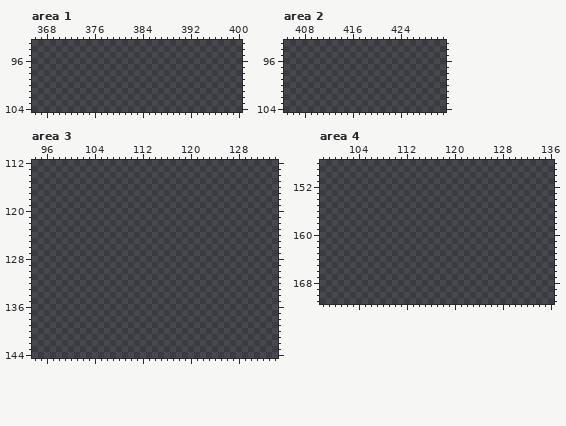
Two states of a pixel-art file, explanation/HUD.ase. Above: the version before the commit.
512x512 pixels, 1 frame. Colours within 5 levels of each other are drawn and written as one. Shown: area 1: x 366..400, y 93..104; area 2: x 405..431, y 93..104; area 3: x 94..134, y 112..144; area 4: x 98..136, y 148..171. The commit also changed other parts of the picture, which this record leaves out.
Now the later version:
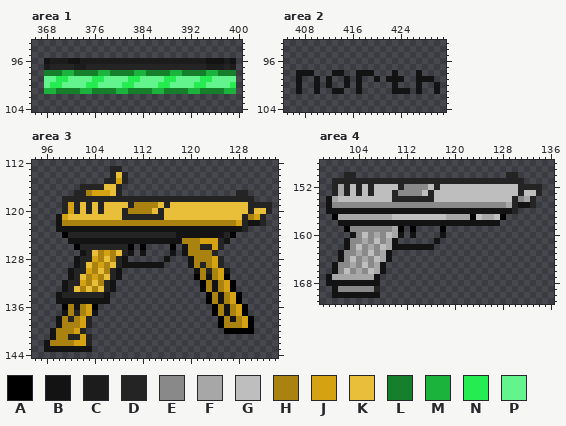
Palette (. is transparent): A #000000  B #131313  C #1c1c1c  D #242424  E #898989  F #a7a7a7  G #bebebe  H #aa8210  J #d5a212  K #e9bf39  L #157f2c  M #1cb33c  N #25ec50  P #64f48d
From old to new:
Changed rows in their new state; - is an unchanged pixel.
Area 1:
first column x 368:
 96 BCCCBBCCCCCCCCCCCCCCCCCCCCCBBBCB
 97 CDDDDCCDDDDDDDDDDDDDDDDDDDDCCCDC
 98 LLLMMLLLLMMLLLLMMLLLLMMLLLLMMLLL
 99 PPNNPPPPNNPPPPNNPPPPNNPPPPNNPPPP
100 PNNPPPPNNPPPPNNPPPPNNPPPPNNPPPPN
101 MMLLLLMMLLLLMMLLLLMMLLLLMMLLLLMM
Area 2:
first column x 407:
 98 BBB---BB--BBB---B---B---
 99 B--B-B--B-B--B-BBB--BBB-
100 B--B-B--B-B-----B---B--B
101 B--B--BB--B-----BBB-B--B
Area 3:
first column x 96:
113 -----------DD-------------------------
114 -----------DKD------------------------
115 ----------DDJD------------------------
116 ------DDDDKKD-------------------------
117 -----DDHJJJKD-------------------DD----
118 ---DDDDDDDDDDDDDDDDDDDDDDDDDDDDDDDD---
119 ---DJDKDKDKKKKDHHHHKDKKKKKKKKKKKKKDDDD
120 ---DJDKDKDKKKDHHHHKDKKKKKKKKKKKKKKDKKD
121 --BJKKKKKKKKKDDDDDDDKKKKKKKKKKKKKDHJD-
122 --BHHHHHHHHHHHHHHHHHHHHHHHHHHHHHJDBBD-
123 --BBBBBBBBBBBBBBBBBBBBBBBBBBBBBBBD----
124 ---ADDDDDDDDDDDDDDDDDDBBBBBBBBDA------
125 ----BBBBBBBBBBBBBBBBBBBHHHJJJDB-------
126 -----ADDDDDDDDA-A----A-BHHDDJD--------
127 ------BDKHJHKDB-B----B-BHHHHD---------
128 -----BDDJHKHDB------B---BHHHJD--------
129 -----BDKHJHKDBBBBBBB----BHDHJD--------
130 ----BDDJHKHDB------------BHDHJB-------
131 ----BDKHJHKDB------------AHBHJA-------
132 ---BDDJHKHDB--------------AHBHJA------
133 ---BDKHKHKDB--------------AHBHJA------
134 --BDDDDDDDB----------------AHBHJA-----
135 --BBBBBBBBB----------------AHBHJA-----
136 ---AHBHJA-------------------AHBHJA----
137 ---BHDHJB-------------------AHBHJA----
138 --BHDHJD---------------------AHBHJA---
139 --BHHHJD---------------------AHHHJA---
140 -BHHHJD-----------------------AAAAA---
141 -BHHDDJD------------------------------
142 BHHHHJJD------------------------------
143 BBBBBBBB------------------------------
Area 4:
first column x 99:
150 ---DD-------------------------DD----
151 -DDDDDDDDDDDDDDDDDDDDDDDDDDDDDDDD---
152 -DFDGDGDGGGGDEEEEGDGGGGGGGGGGGGGDDDD
153 -DFDGDGDGGGDEEEEGDGGGGGGGGGGGGGGDGGD
154 BFGGGGGGGGGDDDDDDDGGGGGGGGGGGGGDEFD-
155 BEEEEEEEEEEEEEEEEEEEEEEEEEEEEEFDBBD-
156 BBBBBBBBBBBBBBBBBBBBBBBBBBBBBBBD----
157 -AFFFFFFFFFGGGGGGGGGFFFFAGFFGA------
158 --BBBBBBBBBBBBBBBBBBBBBBBBBBB-------
159 ---AEEEEEEEFA-A----A----------------
160 ----BEGEFEGFB-B----B----------------
161 ---BEEFEGEFB------B-----------------
162 ---BEGEFEGFBBBBBBB------------------
163 --BEEFEGEFB-------------------------
164 --BEGEFEGFB-------------------------
165 -BEEFEGEFB--------------------------
166 -BEGEFEGFB--------------------------
167 BFFFFFFFB---------------------------
168 BBBBBBBBB---------------------------
169 -BEEEEEED---------------------------
170 -BBBBBBBB---------------------------
Changed places in both pictures, as pixel boxes (x1, y1, x2, y2):
added: (44, 58, 236, 94)
added: (296, 70, 440, 94)
added: (44, 166, 272, 352)
added: (326, 172, 542, 298)
